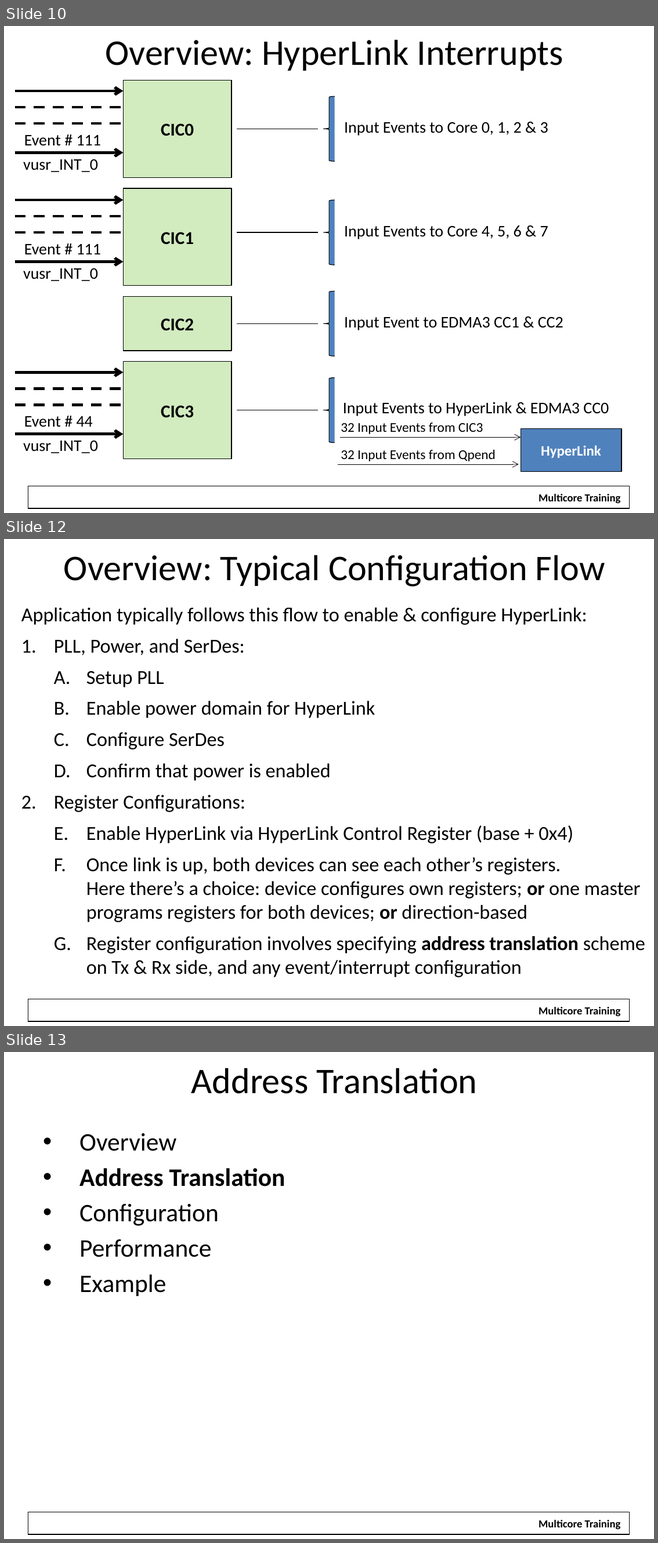
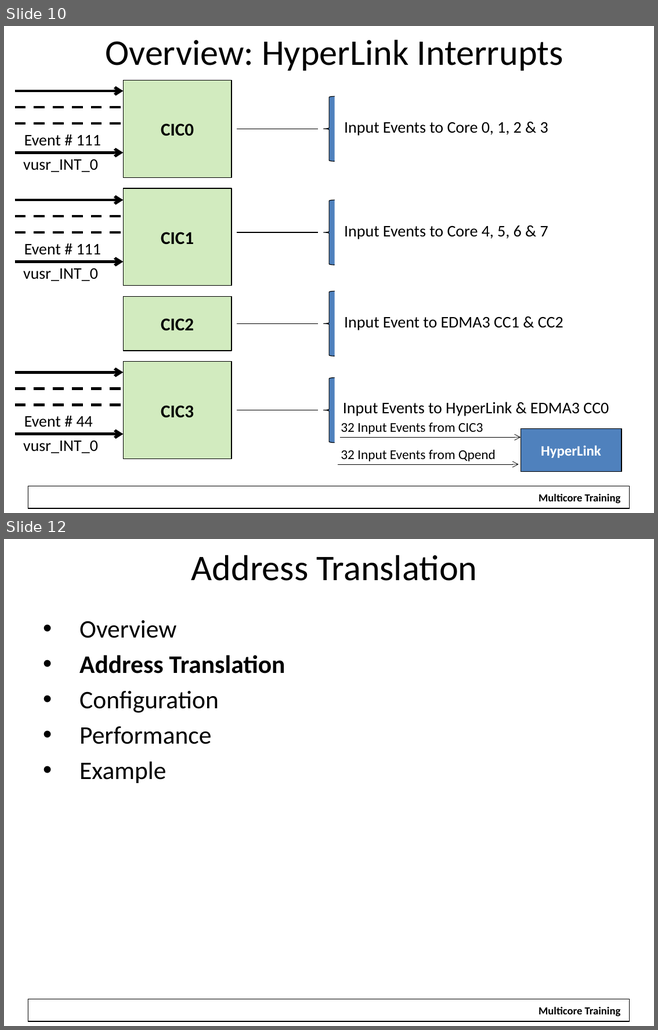
Before and after one commit to hari1989/keystone-workshop, a slide deck: slides/Intro to Hyperlink.pptx. Shown one above the other, each under a label of ours: slides 10, 12 and 13 before the commit, slides 10 and 12 after it; the slides between them are not shown. The pictures are 658x1543 and 658x1030 pixels, drawn with LibreOffice and Linux fonts; fonts in the diff are those of the drawing; background and template pictures are left out. Boxes give left, top, right and bottom in pixels: in the first picture for what was removed or moved away, otherwise in the second. Text is boxed around its words. In the diff, an @@ line names an element or a change of style, - is before the commit and + after.

Commit message:
Edits based on 2/08 presentation edits; all are now incorporated. RJH

```diff
--- a/slides/Intro to Hyperlink.pptx
+++ b/slides/Intro to Hyperlink.pptx
@@ slide 12 removed at bbox=[4, 539, 654, 1026], background #FFFFFF; not listed: 2 template elements that a slide beside it also shows @@
@@ text removed at bbox=[64, 555, 605, 587] @@
-Overview: Typical Configuration Flow
@@ text removed at bbox=[21, 607, 645, 977] @@
-Application typically follows this flow to enable & configure HyperLink:
-1. PLL, Power, and SerDes:
-  A. Setup PLL
-  B. Enable power domain for HyperLink
-  C. Configure SerDes
-  D. Confirm that power is enabled
-2. Register Configurations:
-  E. Enable HyperLink via HyperLink Control Register (base + 0x4)
-  F. Once link is up, both devices can see each other’s registers.
-     Here there’s a choice: device configures own registers; or one master programs registers for both devices; or direction-based
-  G. Register configuration involves specifying address translation scheme on Tx & Rx side, and any event/interrupt configuration
@@ what was slide 13 is now slide 12 @@
```
Also in this commit, not shown: 19 slides changed.
